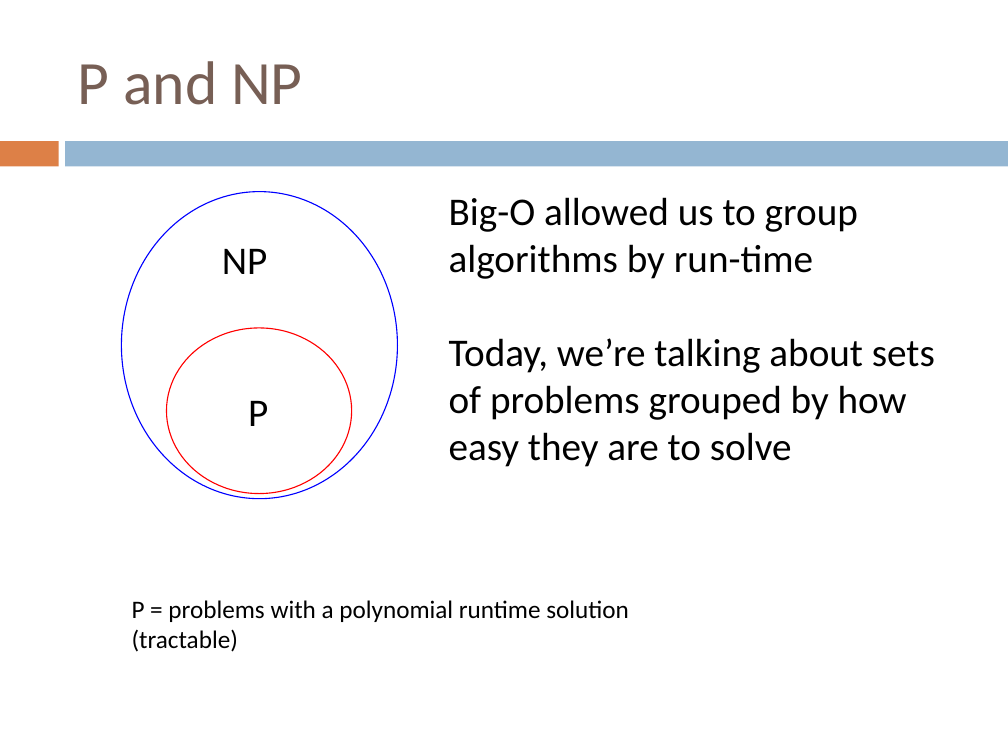
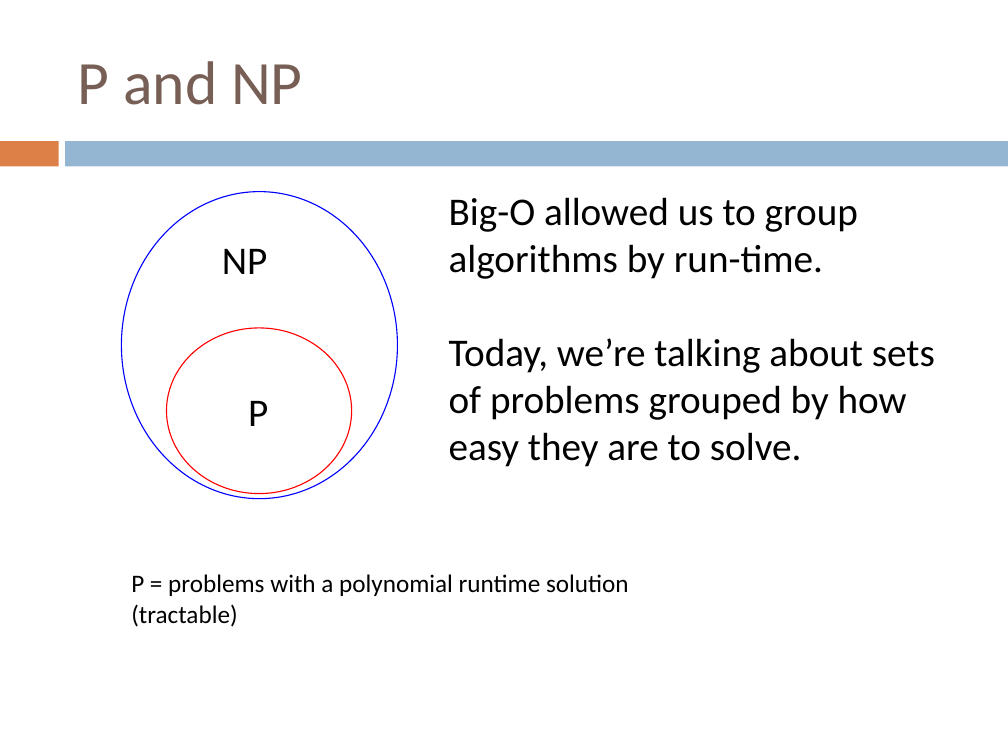
Before and after one commit to Collins-kariuk/Algorithms, a slide deck: slide 5 of Lectures/Lecture 24_NP-Complete Reductions.pptx. Drawn at 1008x756 pixels with LibreOffice and Linux fonts; fonts in the diff are those of the drawing. Boxes give left, top, right and bottom in pixels: in the first picture for what was removed or moved away, otherwise in the second. Text is boxed around its words. In the diff, an @@ line names an element or a change of style, - is before the commit and + after.

```diff
--- a/Lectures/Lecture 24_NP-Complete Reductions.pptx
+++ b/Lectures/Lecture 24_NP-Complete Reductions.pptx
@@ text at (449,197,935,467): text changed @@
-Big-O allowed us to group algorithms by run-time
-Today, we’re talking about sets of problems grouped by how easy they are to solve
+Big-O allowed us to group algorithms by run-time.
+Today, we’re talking about sets of problems grouped by how easy they are to solve.
@@ text "P = problems with a ...": place and size @@
-text "P = problems with a ..." at (132,600,629,652)
+text "P = problems with a ..." at (131,574,629,627)
```
Also in this commit, not shown: 26 other slides changed.
